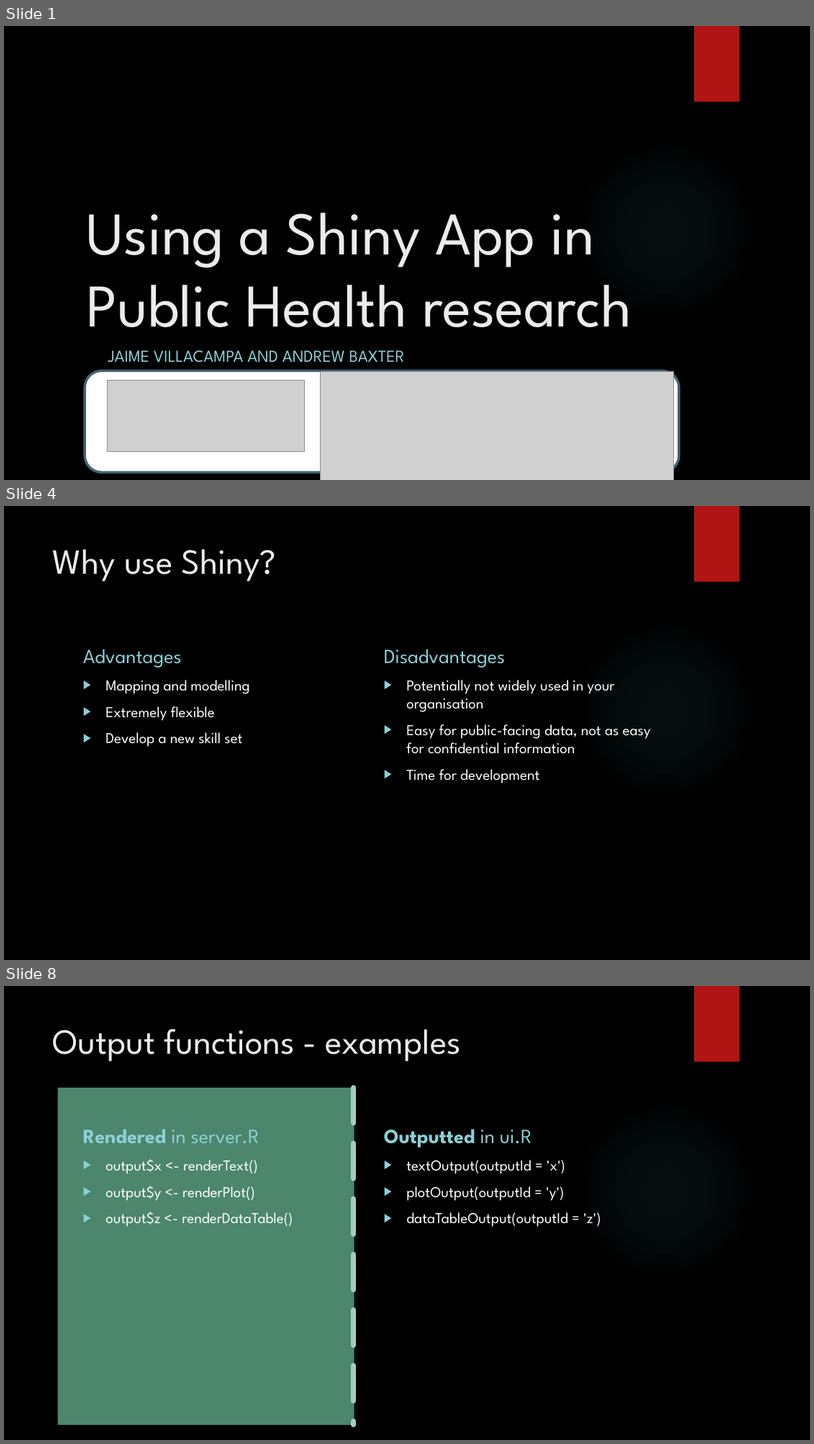
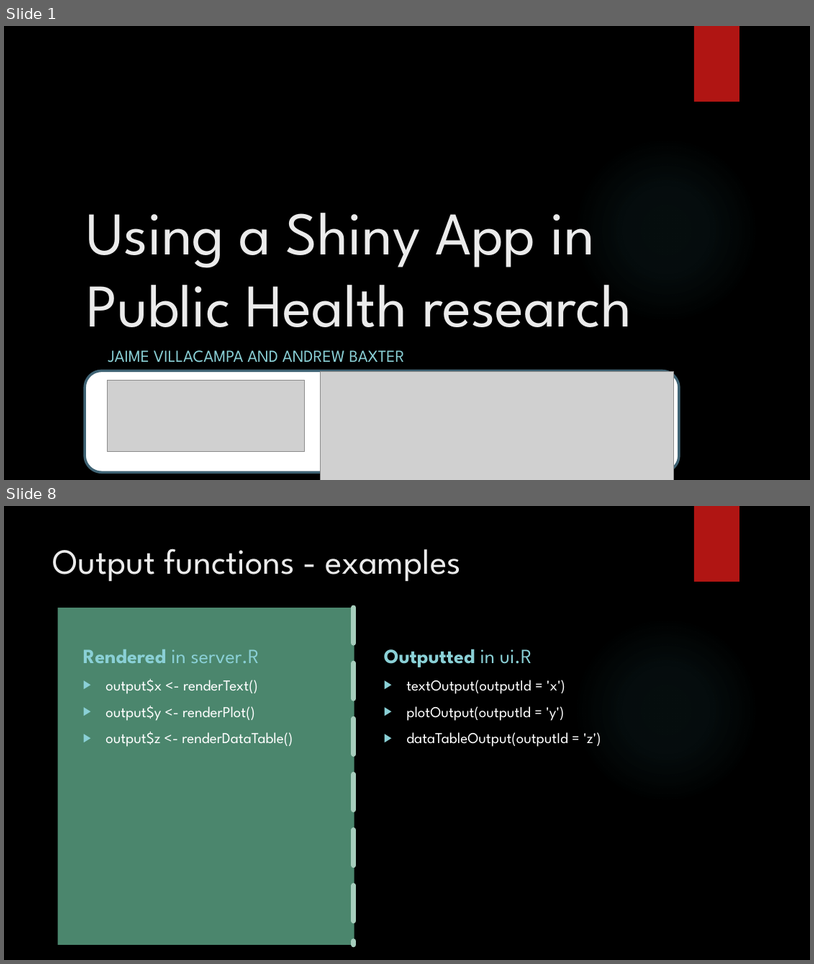
Before and after one commit to Public-Health-Scotland/r-pubhealth-workshop, a slide deck: Session 2/Using a Shiny App in Public Health research.pptx. Shown one above the other, each under a label of ours: slides 1, 4 and 8 before the commit, slides 1 and 8 after it; the slides between them are not shown. The pictures are 814x1444 and 814x964 pixels, drawn with LibreOffice and Linux fonts; fonts in the diff are those of the drawing; grey boxes stand for pictures; background and template pictures are left out. Boxes give left, top, right and bottom in pixels: in the first picture for what was removed or moved away, otherwise in the second. Text is boxed around its words. In the diff, an @@ line names an element or a change of style, - is before the commit and + after.

```diff
--- a/Session 2/Using a Shiny App in Public Health research.pptx
+++ b/Session 2/Using a Shiny App in Public Health research.pptx
@@ slide 4 removed at bbox=[4, 506, 810, 960], background picture (left out); not listed: 2 template elements that a slide beside it also shows @@
@@ title removed at bbox=[53, 549, 276, 582] @@
-Why use Shiny?
@@ text removed at bbox=[83, 649, 182, 667] @@
-Advantages
@@ text removed at bbox=[384, 649, 506, 667] @@
-Disadvantages
@@ text removed at bbox=[106, 680, 250, 746] @@
-▶ Mapping and modelling
-▶ Extremely flexible
-▶ Develop a new skill set
@@ text removed at bbox=[406, 680, 651, 783] @@
-▶ Potentially not widely used in your organisation
-▶ Easy for public-facing data, not as easy for confidential information
-▶ Time for development
```
Also in this commit, not shown: 6 slides changed, 1 slide added.
